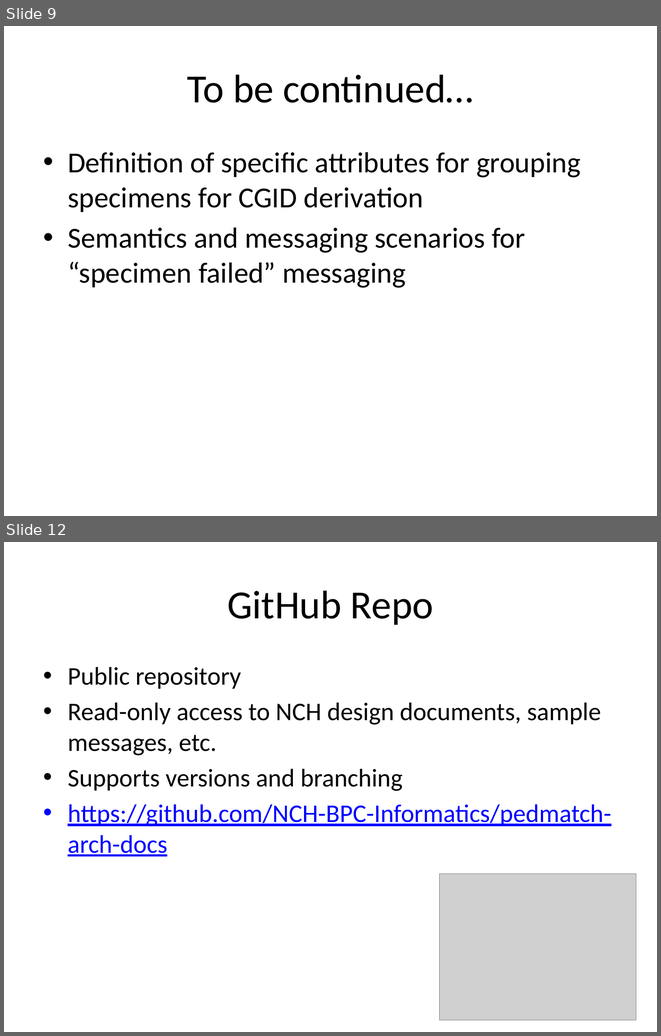
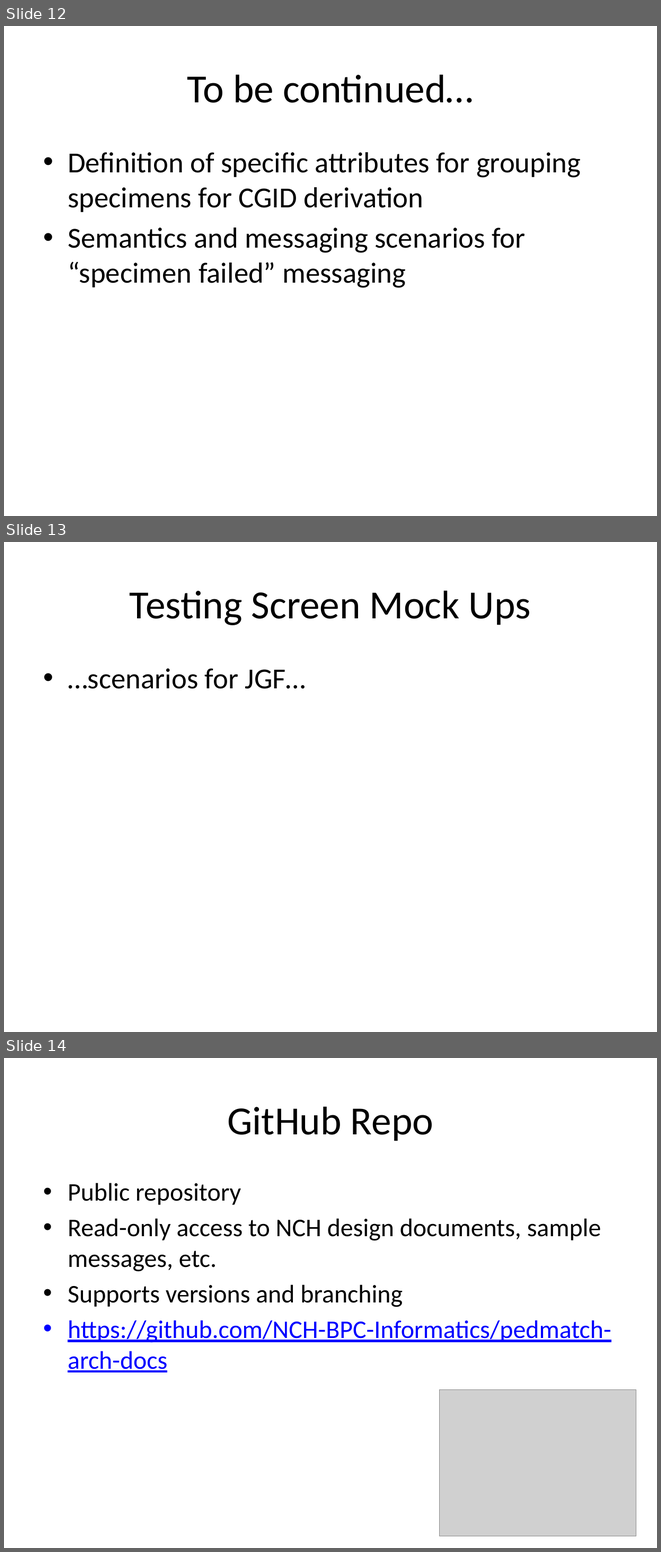
Before and after one commit to NCH-BPC-Informatics/pedmatch-arch-docs, a slide deck: NCH-PEDMATCH - Integration Walkthrough.pptx. Shown one above the other, each under a label of ours: slides 9 and 12 before the commit, slides 12, 13 and 14 after it; the slides between them are not shown. The pictures are 661x1036 and 661x1552 pixels, drawn with LibreOffice and Linux fonts; fonts in the diff are those of the drawing; grey boxes stand for pictures. Boxes give left, top, right and bottom in pixels: in the first picture for what was removed or moved away, otherwise in the second. Text is boxed around its words. In the diff, an @@ line names an element or a change of style, - is before the commit and + after.

```diff
--- a/NCH-PEDMATCH - Integration Walkthrough.pptx
+++ b/NCH-PEDMATCH - Integration Walkthrough.pptx
@@ slide 13 added at (x1=4, y1=542, x2=657, y2=1032), background #FFFFFF @@
@@ title added at (x1=130, y1=590, x2=531, y2=625), 44 pt, text #000000 @@
+Testing Screen Mock Ups
@@ text added at (x1=68, y1=668, x2=306, y2=689), 32 pt, text #000000 @@
+• …scenarios for JGF…
@@ what was slide 9 is now slide 12 @@
@@ what was slide 12 is now slide 14 @@
```
Also in this commit, not shown: 3 slides changed, 1 other slide added, 1 other file.
